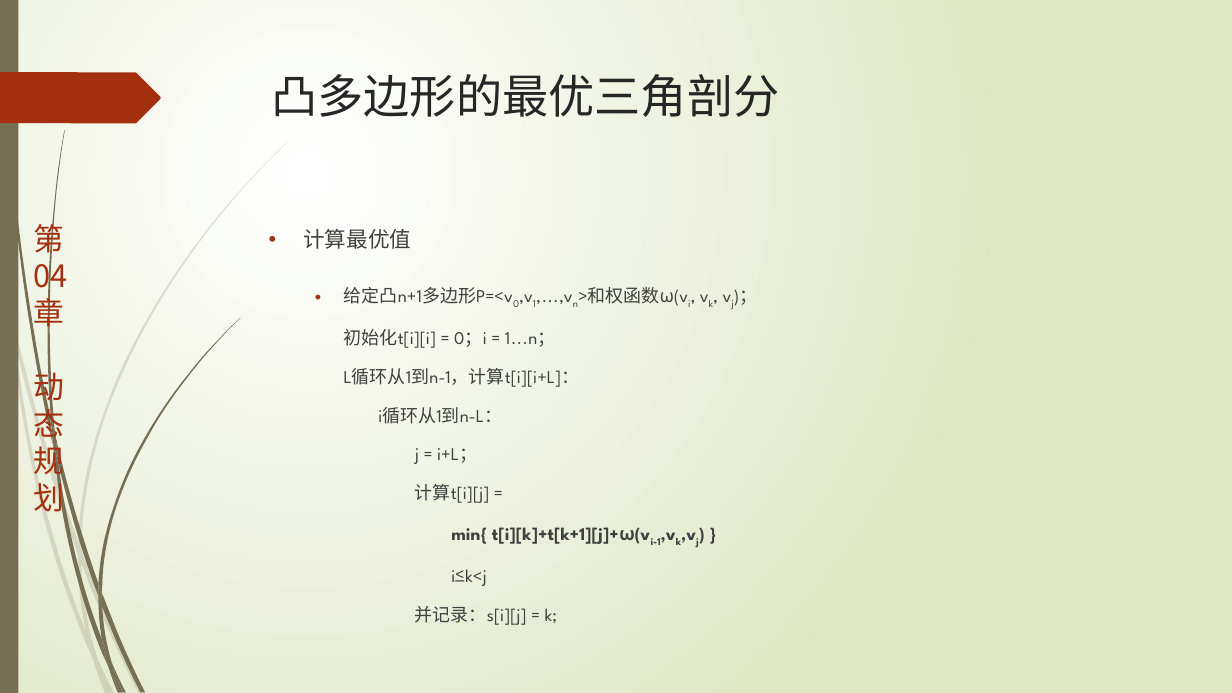
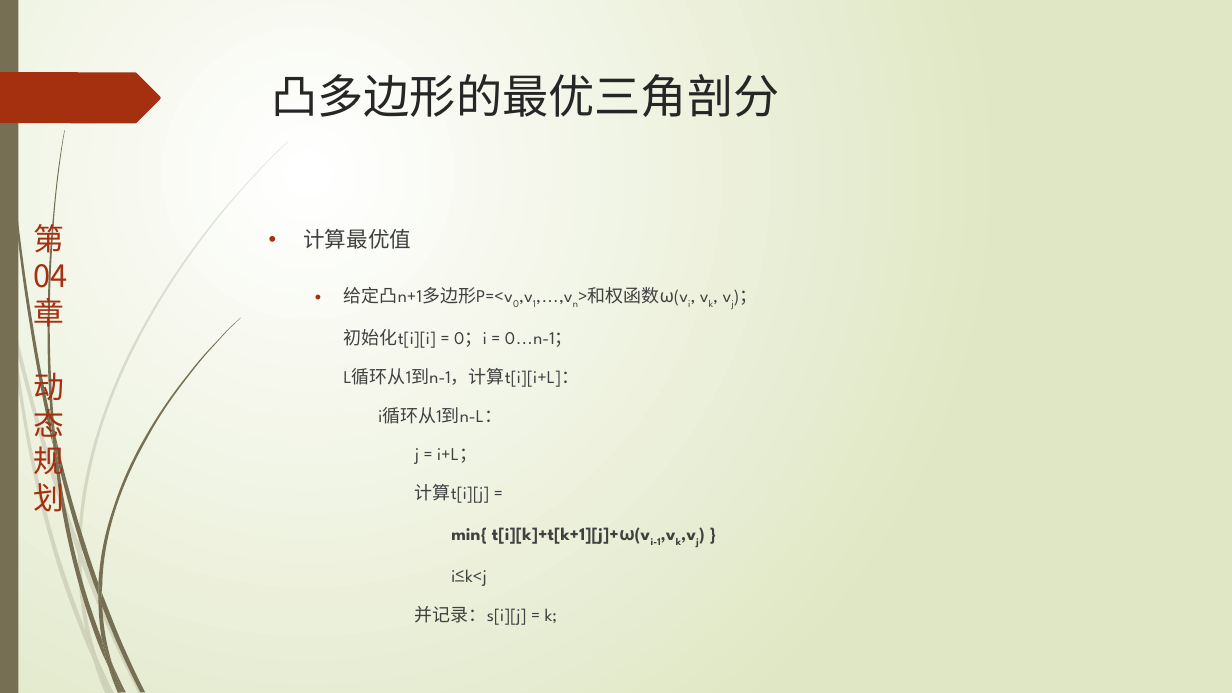
Before and after one commit to TeacherPeng/AlgorithmDesign, a slide deck: slide 28 of 教案/第04章.动态规划.pptx. Drawn at 1232x693 pixels with LibreOffice and Linux fonts; fonts in the diff are those of the drawing. Boxes give left, top, right and bottom in pixels: in the first picture for what was removed or moved away, otherwise in the second. Text is boxed around its words. In the diff, an @@ line names an element or a change of style, - is before the commit and + after.

```diff
--- a/教案/第04章.动态规划.pptx
+++ b/教案/第04章.动态规划.pptx
@@ text at [344, 287, 674, 625]: text changed @@
-  • 给定凸n+1多边形P=<v0,v1,…,vn>和权函数ω(vi, vk, vj)；
-    初始化t[i][i] = 0；i = 1…n；
-    L循环从1到n-1，计算t[i][i+L]：
-    i循环从1到n-L：
-    j = i+L；
-    计算t[i][j] =
-    min{ t[i][k]+t[k+1][j]+ω(vi-1,vk,vj) }
-    i≤k<j
-    并记录：s[i][j] = k;
+  • 给定凸n+1多边形P=<v0,v1,…,vn>和权函数ω(vi, vk, vj)；
+    初始化t[i][i] = 0；i = 0…n-1；
+    L循环从1到n-1，计算t[i][i+L]：
+    i循环从1到n-L：
+    j = i+L；
+    计算t[i][j] =
+    min{ t[i][k]+t[k+1][j]+ω(vi-1,vk,vj) }
+    i≤k<j
+    并记录：s[i][j] = k;
```
Also in this commit, not shown: 1 other slide changed.
